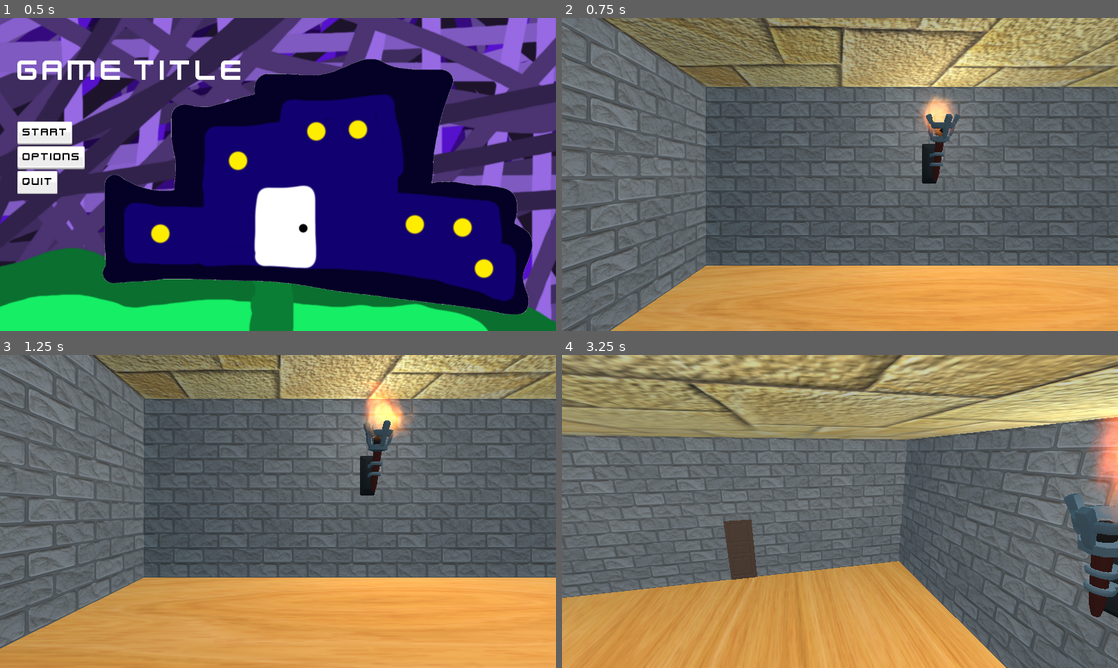
Above: before the commit, frames 1-4 (two rows, left to right).
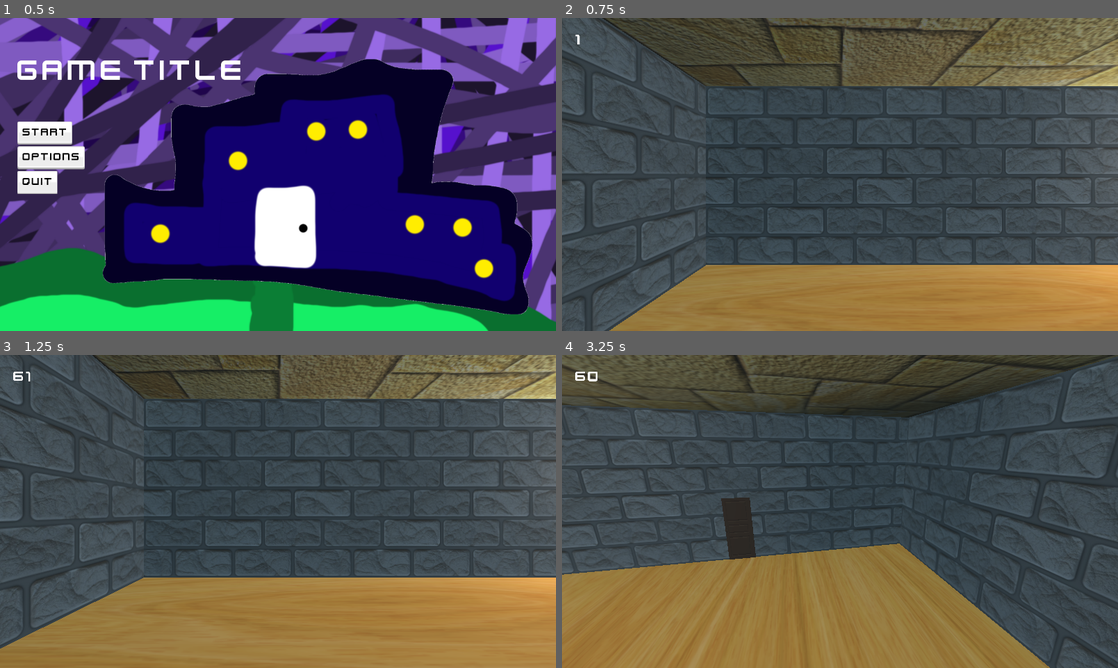
Above: after the commit, the same moments.

Repository: Yeti-Owner/1000-Rooms
Game: Godot game, scene res://scenes/StartMenu.tscn
The game is run twice, just before and just after one commit, with the same random seed, the same clock (stepped at 60 frames per second) and the same inputs.
Inputs (mouse positions are in pixels of both pictures, inside the frame that each line leads up to):
- Up to frame 1 (0.5 s): no input
- Up to frame 2 (0.75 s): click "Start" at 0.5 s
- Up to frame 3 (1.25 s): no input
- Up to frame 4 (3.25 s): move the mouse to (867, 511) at 1.27 s; hold W (up) from 1.28 s (still down); tap Space (jump) at 1.35, 1.52, 1.82, 2.1, 2.27, 2.57, 2.85 s; move the mouse to (812, 511) at 2.02 s; move the mouse to (851, 505) at 2.77 s

Frame 1 is identical in both runs. In frame 2, 73% of the frame differs, in the area x 0-100%, y 0-100%; in frame 3, 73%; in frame 4, 91%.

Commit message:
Revamped basic world scene
Also fixed jittering issue caused by FPS being higher than Physics FPS

Diff:
--- a/project.godot
+++ b/project.godot
@@ -19,6 +19,10 @@
 window/size/width=1280
 window/size/height=720
 window/size/resizable=false
+
+[global]
+
+frames=false
 
 [input]
 
@@ -59,6 +63,7 @@
 
 [physics]
 
+common/physics_fps=120
 common/enable_pause_aware_picking=true
 3d/physics_engine="GodotPhysics"
 
--- a/scenes/Player.tscn
+++ b/scenes/Player.tscn
@@ -16,7 +16,7 @@
 script = ExtResource( 2 )
 
 [node name="CollisionShape" type="CollisionShape" parent="."]
-transform = Transform( 0.75, 0, 0, 0, -3.27835e-08, -1, 0, 0.75, -4.37114e-08, 0, 0, 0 )
+transform = Transform( 1, 0, 0, 0, -4.37114e-08, -1, 0, 1, -4.37114e-08, 0, 0, 0 )
 shape = SubResource( 1 )
 
 [node name="MeshInstance" type="MeshInstance" parent="."]
--- /dev/null
+++ b/scenes/UI/GUI.gd
@@ -0,0 +1,5 @@
+extends CanvasLayer
+
+# Called every frame. 'delta' is the elapsed time since the previous frame.
+func _process(delta):
+	$FpsCounter.text = str(Performance.get_monitor(Performance.TIME_FPS))
--- a/scenes/UI/GUI.tscn
+++ b/scenes/UI/GUI.tscn
@@ -1,8 +1,26 @@
-[gd_scene load_steps=2 format=2]
+[gd_scene load_steps=5 format=2]
 
 [ext_resource path="res://scenes/UI/PauseMenu.tscn" type="PackedScene" id=1]
+[ext_resource path="res://assets/theme/FlatUI/kenvector_future.ttf" type="DynamicFontData" id=2]
+[ext_resource path="res://scenes/UI/GUI.gd" type="Script" id=3]
+
+[sub_resource type="DynamicFont" id=1]
+size = 35
+font_data = ExtResource( 2 )
 
 [node name="GUI" type="CanvasLayer"]
+script = ExtResource( 3 )
 
 [node name="PauseMenu" parent="." instance=ExtResource( 1 )]
 visible = false
+
+[node name="FpsCounter" type="Label" parent="."]
+margin_left = 31.0
+margin_top = 29.0
+margin_right = 139.0
+margin_bottom = 69.0
+custom_fonts/font = SubResource( 1 )
+text = "Fps: "
+__meta__ = {
+"_edit_use_anchors_": false
+}
--- a/scenes/world.tscn
+++ b/scenes/world.tscn
@@ -12,185 +12,53 @@
 
 [node name="walls" type="Spatial" parent="."]
 
-[node name="Wall1" parent="walls" instance=ExtResource( 2 )]
-transform = Transform( 1, 0, 0, 0, 1, 0, 0, 0, 0.01, 0, 1, -5 )
+[node name="Wall" parent="walls" instance=ExtResource( 2 )]
+transform = Transform( 2, 0, 0, 0, 2, 0, 0, 0, 0.01, 3, 2, -5 )
 
 [node name="Wall2" parent="walls" instance=ExtResource( 2 )]
-transform = Transform( 1, 0, 0, 0, 1, 0, 0, 0, 0.01, 2, 1, -5 )
+transform = Transform( 2, 0, 0, 0, 2, 0, 0, 0, 0.01, -1, 2, -5 )
 
 [node name="Wall3" parent="walls" instance=ExtResource( 2 )]
-transform = Transform( 1, 0, 0, 0, 1, 0, 0, 0, 0.01, 4, 1, -5 )
+transform = Transform( 2, 0, 0, 0, 2, 0, 0, 0, 0.01, -5, 2, -5 )
 
 [node name="Wall4" parent="walls" instance=ExtResource( 2 )]
-transform = Transform( 1, 0, 0, 0, 1, 0, 0, 0, 0.01, -2, 1, -5 )
+transform = Transform( 2, 0, 0, 0, 2, 0, 0, 0, 0.01, -9, 2, -5 )
 
 [node name="Wall5" parent="walls" instance=ExtResource( 2 )]
-transform = Transform( 1, 0, 0, 0, 1, 0, 0, 0, 0.01, -4, 1, -5 )
+transform = Transform( 2, 0, 0, 0, 2, 0, 0, 0, 0.01, -13, 2, -5 )
 
 [node name="Wall6" parent="walls" instance=ExtResource( 2 )]
-transform = Transform( 1, 0, 0, 0, 1, 0, 0, 0, 0.01, -4, 3, -5 )
+transform = Transform( -2, 0, -8.74228e-10, 0, 2, 0, 1.74846e-07, 0, -0.01, -13, 2, 5 )
 
 [node name="Wall7" parent="walls" instance=ExtResource( 2 )]
-transform = Transform( 1, 0, 0, 0, 1, 0, 0, 0, 0.01, -2, 3, -5 )
+transform = Transform( -2, 0, -8.74228e-10, 0, 2, 0, 1.74846e-07, 0, -0.01, -9, 2, 5 )
 
 [node name="Wall8" parent="walls" instance=ExtResource( 2 )]
-transform = Transform( 1, 0, 0, 0, 1, 0, 0, 0, 0.01, 0, 3, -5 )
+transform = Transform( -2.01, 0, -1.50996e-09, 0, 2, 0, 3.03502e-07, 0, -0.01, -5.00045, 2, 4.99999 )
 
 [node name="Wall9" parent="walls" instance=ExtResource( 2 )]
-transform = Transform( 1, 0, 0, 0, 1, 0, 0, 0, 0.01, 2, 3, -5 )
+transform = Transform( -2, 0, -8.74228e-10, 0, 2, 0, 1.74846e-07, 0, -0.01, -1, 2, 5 )
 
 [node name="Wall10" parent="walls" instance=ExtResource( 2 )]
-transform = Transform( 1, 0, 0, 0, 1, 0, 0, 0, 0.01, 4, 3, -5 )
-
-[node name="Wall21" parent="walls" instance=ExtResource( 2 )]
-transform = Transform( 1, 0, 0, 0, 1, 0, 0, 0, 0.01, -10, 1, -5 )
-
-[node name="Wall22" parent="walls" instance=ExtResource( 2 )]
-transform = Transform( 1, 0, 0, 0, 1, 0, 0, 0, 0.01, -8, 1, -5 )
-
-[node name="Wall23" parent="walls" instance=ExtResource( 2 )]
-transform = Transform( 1, 0, 0, 0, 1, 0, 0, 0, 0.01, -6, 1, -5 )
-
-[node name="Wall24" parent="walls" instance=ExtResource( 2 )]
-transform = Transform( 1, 0, 0, 0, 1, 0, 0, 0, 0.01, -12, 1, -5 )
-
-[node name="Wall25" parent="walls" instance=ExtResource( 2 )]
-transform = Transform( 1, 0, 0, 0, 1, 0, 0, 0, 0.01, -14, 1, -5 )
-
-[node name="Wall26" parent="walls" instance=ExtResource( 2 )]
-transform = Transform( 1, 0, 0, 0, 1, 0, 0, 0, 0.01, -14, 3, -5 )
-
-[node name="Wall27" parent="walls" instance=ExtResource( 2 )]
-transform = Transform( 1, 0, 0, 0, 1, 0, 0, 0, 0.01, -12, 3, -5 )
-
-[node name="Wall28" parent="walls" instance=ExtResource( 2 )]
-transform = Transform( 1, 0, 0, 0, 1, 0, 0, 0, 0.01, -10, 3, -5 )
-
-[node name="Wall29" parent="walls" instance=ExtResource( 2 )]
-transform = Transform( 1, 0, 0, 0, 1, 0, 0, 0, 0.01, -8, 3, -5 )
-
-[node name="Wall30" parent="walls" instance=ExtResource( 2 )]
-transform = Transform( 1, 0, 0, 0, 1, 0, 0, 0, 0.01, -6, 3, -5 )
-
-[node name="Wall41" parent="walls" instance=ExtResource( 2 )]
-transform = Transform( -1, 0, -8.74228e-10, 0, 1, 0, 8.74228e-08, 0, -0.01, -10, 1, 5 )
-
-[node name="Wall42" parent="walls" instance=ExtResource( 2 )]
-transform = Transform( -1, 0, -8.74228e-10, 0, 1, 0, 8.74228e-08, 0, -0.01, -12, 1, 5 )
-
-[node name="Wall43" parent="walls" instance=ExtResource( 2 )]
-transform = Transform( -1, 0, -8.74228e-10, 0, 1, 0, 8.74228e-08, 0, -0.01, -14, 1, 5 )
-
-[node name="Wall44" parent="walls" instance=ExtResource( 2 )]
-transform = Transform( -1, 0, -8.74228e-10, 0, 1, 0, 8.74228e-08, 0, -0.01, -8, 1, 5 )
-
-[node name="Wall45" parent="walls" instance=ExtResource( 2 )]
-transform = Transform( -1, 0, -8.74228e-10, 0, 1, 0, 8.74228e-08, 0, -0.01, -6, 1, 5 )
-
-[node name="Wall46" parent="walls" instance=ExtResource( 2 )]
-transform = Transform( -1, 0, -8.74228e-10, 0, 1, 0, 8.74228e-08, 0, -0.01, -6, 3, 5 )
-
-[node name="Wall47" parent="walls" instance=ExtResource( 2 )]
-transform = Transform( -1, 0, -8.74228e-10, 0, 1, 0, 8.74228e-08, 0, -0.01, -8, 3, 5 )
-
-[node name="Wall48" parent="walls" instance=ExtResource( 2 )]
-transform = Transform( -1, 0, -8.74228e-10, 0, 1, 0, 8.74228e-08, 0, -0.01, -10, 3, 5 )
-
-[node name="Wall49" parent="walls" instance=ExtResource( 2 )]
-transform = Transform( -1, 0, -8.74228e-10, 0, 1, 0, 8.74228e-08, 0, -0.01, -12, 3, 5 )
-
-[node name="Wall50" parent="walls" instance=ExtResource( 2 )]
-transform = Transform( -1, 0, -8.74228e-10, 0, 1, 0, 8.74228e-08, 0, -0.01, -14, 3, 5 )
-
-[node name="Wall51" parent="walls" instance=ExtResource( 2 )]
-transform = Transform( -1, 0, -8.74228e-10, 0, 1, 0, 8.74228e-08, 0, -0.01, 0, 1, 5 )
-
-[node name="Wall52" parent="walls" instance=ExtResource( 2 )]
-transform = Transform( -1, 0, -8.74228e-10, 0, 1, 0, 8.74228e-08, 0, -0.01, -2, 1, 5 )
-
-[node name="Wall53" parent="walls" instance=ExtResource( 2 )]
-transform = Transform( -1, 0, -8.74228e-10, 0, 1, 0, 8.74228e-08, 0, -0.01, -4, 1, 5 )
-
-[node name="Wall54" parent="walls" instance=ExtResource( 2 )]
-transform = Transform( -1, 0, -8.74228e-10, 0, 1, 0, 8.74228e-08, 0, -0.01, 2, 1, 5 )
-
-[node name="Wall55" parent="walls" instance=ExtResource( 2 )]
-transform = Transform( -1, 0, -8.74228e-10, 0, 1, 0, 8.74228e-08, 0, -0.01, 4, 1, 5 )
-
-[node name="Wall56" parent="walls" instance=ExtResource( 2 )]
-transform = Transform( -1, 0, -8.74228e-10, 0, 1, 0, 8.74228e-08, 0, -0.01, 4, 3, 5 )
-
-[node name="Wall57" parent="walls" instance=ExtResource( 2 )]
-transform = Transform( -1, 0, -8.74228e-10, 0, 1, 0, 8.74228e-08, 0, -0.01, 2, 3, 5 )
-
-[node name="Wall58" parent="walls" instance=ExtResource( 2 )]
-transform = Transform( -1, 0, -8.74228e-10, 0, 1, 0, 8.74228e-08, 0, -0.01, 0, 3, 5 )
-
-[node name="Wall59" parent="walls" instance=ExtResource( 2 )]
-transform = Transform( -1, 0, -8.74228e-10, 0, 1, 0, 8.74228e-08, 0, -0.01, -2, 3, 5 )
-
-[node name="Wall60" parent="walls" instance=ExtResource( 2 )]
-transform = Transform( -1, 0, -8.74228e-10, 0, 1, 0, 8.74228e-08, 0, -0.01, -4, 3, 5 )
+transform = Transform( -2, 0, -8.74228e-10, 0, 2, 0, 1.74846e-07, 0, -0.01, 3, 2, 5 )
 
 [node name="Wall11" parent="walls" instance=ExtResource( 2 )]
-transform = Transform( -4.37114e-08, 0, -0.01, 0, 1, 0, 1, 0, -4.37114e-10, 5, 1, -4 )
+transform = Transform( 6.3777e-06, 0, -0.01, 0, 2, 0, 2, 0, 3.18978e-08, 5, 2, 4 )
 
 [node name="Wall12" parent="walls" instance=ExtResource( 2 )]
-transform = Transform( -4.37114e-08, 0, -0.01, 0, 1, 0, 1, 0, -4.37114e-10, 5, 3, -4 )
+transform = Transform( 6.3777e-06, 0, -0.01, 0, 2, 0, 2, 0, 3.18978e-08, 5, 2, 0 )
 
 [node name="Wall13" parent="walls" instance=ExtResource( 2 )]
-transform = Transform( -4.37114e-08, 0, -0.01, 0, 1, 0, 1, 0, -4.37114e-10, 5, 3, -2 )
+transform = Transform( 6.3777e-06, 0, -0.01, 0, 2, 0, 2, 0, 3.18978e-08, 5, 2, -4 )
 
 [node name="Wall14" parent="walls" instance=ExtResource( 2 )]
-transform = Transform( -4.37114e-08, 0, -0.01, 0, 1, 0, 1, 0, -4.37114e-10, 5, 1, -2 )
+transform = Transform( 6.28829e-06, 0, 0.01, 0, 2, 0, -2, 0, 3.1403e-08, -15, 2, -4 )
 
 [node name="Wall15" parent="walls" instance=ExtResource( 2 )]
-transform = Transform( -4.37114e-08, 0, -0.01, 0, 1, 0, 1, 0, -4.37114e-10, 5, 1, 0 )
+transform = Transform( 6.28829e-06, 0, 0.01, 0, 2, 0, -2, 0, 3.1403e-08, -15, 2, 0 )
 
 [node name="Wall16" parent="walls" instance=ExtResource( 2 )]
-transform = Transform( -4.37114e-08, 0, -0.01, 0, 1, 0, 1, 0, -4.37114e-10, 5, 3, 0 )
-
-[node name="Wall17" parent="walls" instance=ExtResource( 2 )]
-transform = Transform( -4.37114e-08, 0, -0.01, 0, 1, 0, 1, 0, -4.37114e-10, 5, 3, 2 )
-
-[node name="Wall18" parent="walls" instance=ExtResource( 2 )]
-transform = Transform( -4.37114e-08, 0, -0.01, 0, 1, 0, 1, 0, -4.37114e-10, 5, 1, 2 )
-
-[node name="Wall19" parent="walls" instance=ExtResource( 2 )]
-transform = Transform( -4.37114e-08, 0, -0.01, 0, 1, 0, 1, 0, -4.37114e-10, 5, 3, 4 )
-
-[node name="Wall20" parent="walls" instance=ExtResource( 2 )]
-transform = Transform( -4.37114e-08, 0, -0.01, 0, 1, 0, 1, 0, -4.37114e-10, 5, 1, 4 )
-
-[node name="Wall31" parent="walls" instance=ExtResource( 2 )]
-transform = Transform( -4.37114e-08, 0, 0.01, 0, 1, 0, -1, 0, -4.37114e-10, -15, 1, 4 )
-
-[node name="Wall32" parent="walls" instance=ExtResource( 2 )]
-transform = Transform( -4.37114e-08, 0, 0.01, 0, 1, 0, -1, 0, -4.37114e-10, -15, 3, 4 )
-
-[node name="Wall33" parent="walls" instance=ExtResource( 2 )]
-transform = Transform( -4.37114e-08, 0, 0.01, 0, 1, 0, -1, 0, -4.37114e-10, -15, 3, 2 )
-
-[node name="Wall34" parent="walls" instance=ExtResource( 2 )]
-transform = Transform( -4.37114e-08, 0, 0.01, 0, 1, 0, -1, 0, -4.37114e-10, -15, 1, 2 )
-
-[node name="Wall35" parent="walls" instance=ExtResource( 2 )]
-transform = Transform( -4.37114e-08, 0, 0.01, 0, 1, 0, -1, 0, -4.37114e-10, -15, 1, 0 )
-
-[node name="Wall36" parent="walls" instance=ExtResource( 2 )]
-transform = Transform( -4.37114e-08, 0, 0.01, 0, 1, 0, -1, 0, -4.37114e-10, -15, 3, 0 )
-
-[node name="Wall37" parent="walls" instance=ExtResource( 2 )]
-transform = Transform( -4.37114e-08, 0, 0.01, 0, 1, 0, -1, 0, -4.37114e-10, -15, 3, -2 )
-
-[node name="Wall38" parent="walls" instance=ExtResource( 2 )]
-transform = Transform( -4.37114e-08, 0, 0.01, 0, 1, 0, -1, 0, -4.37114e-10, -15, 1, -2 )
-
-[node name="Wall39" parent="walls" instance=ExtResource( 2 )]
-transform = Transform( -4.37114e-08, 0, 0.01, 0, 1, 0, -1, 0, -4.37114e-10, -15, 3, -4 )
-
-[node name="Wall40" parent="walls" instance=ExtResource( 2 )]
-transform = Transform( -4.37114e-08, 0, 0.01, 0, 1, 0, -1, 0, -4.37114e-10, -15, 1, -4 )
+transform = Transform( 6.28829e-06, 0, 0.01, 0, 2, 0, -2, 0, 3.1403e-08, -15, 2, 4 )
 
 [node name="Player" parent="." instance=ExtResource( 3 )]
 transform = Transform( 0.6, 0, 0, 0, 0.6, 0, 0, 0, 0.6, -12, 1.65373, 0 )
@@ -200,25 +68,14 @@
 
 [node name="GUI" parent="." instance=ExtResource( 5 )]
 
-[node name="Torches" type="Spatial" parent="."]
-
-[node name="WallTorch" parent="Torches" instance=ExtResource( 6 )]
-transform = Transform( 1, 0, 0, 0, 1, 0, 0, 0, 1, 0, 2.28263, -5 )
-
-[node name="WallTorch4" parent="Torches" instance=ExtResource( 6 )]
-transform = Transform( -1, 0, -8.74228e-08, 0, 1, 0, 8.74228e-08, 0, -1, 0, 2.28263, 5 )
-
-[node name="WallTorch2" parent="Torches" instance=ExtResource( 6 )]
-transform = Transform( 1, 0, 0, 0, 1, 0, 0, 0, 1, -10, 2.28263, -5 )
-
-[node name="WallTorch3" parent="Torches" instance=ExtResource( 6 )]
-transform = Transform( -1, 0, -8.74228e-08, 0, 1, 0, 8.74228e-08, 0, -1, -10, 2.28263, 5 )
-
 [node name="Roof" parent="." instance=ExtResource( 8 )]
-transform = Transform( -1, 8.74228e-08, 0, -8.74228e-08, -1, 0, 0, 0, 1, 0, 4, 0 )
+transform = Transform( -1, 8.74228e-08, 0, -8.74228e-08, -1, 0, 0, 0, 1, 0, 3.999, 0 )
 
 [node name="Roof2" parent="." instance=ExtResource( 8 )]
-transform = Transform( -1, 8.74228e-08, 0, -8.74228e-08, -1, 0, 0, 0, 1, -10, 4, 0 )
+transform = Transform( -1, 8.74228e-08, 0, -8.74228e-08, -1, 0, 0, 0, 1, -10, 3.999, 0 )
 
 [node name="Floor" parent="." instance=ExtResource( 7 )]
 transform = Transform( 2, 0, 0, 0, 1, 0, 0, 0, 1, -5, 0, 0 )
+
+[node name="WallTorch" parent="." instance=ExtResource( 6 )]
+transform = Transform( 1, 0, 0, 0, 1, 0, 0, 0, 1, -4.81184, 1.52849, -5.01085 )
--- a/scripts/Player.gd
+++ b/scripts/Player.gd
@@ -1,6 +1,6 @@
 extends KinematicBody
 var walk_speed := 6.0
-var jump_speed := 8.0
+var jump_speed := 7.0
 var acceleration_speed := 6.5
 var gravity := -14.0
 var _dir := Vector3.ZERO
Not shown, added: export_presets.cfg
Not shown, added: export/1000-Rooms.exe
Not shown, added: export/1000-Rooms.pck
